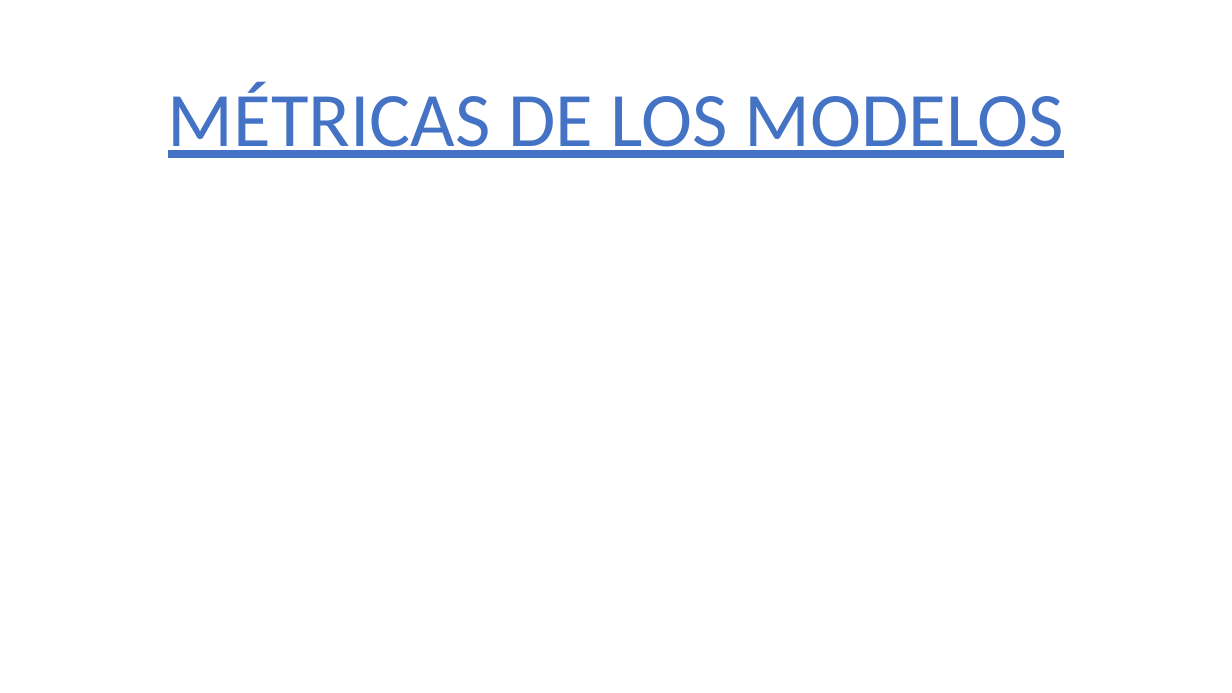
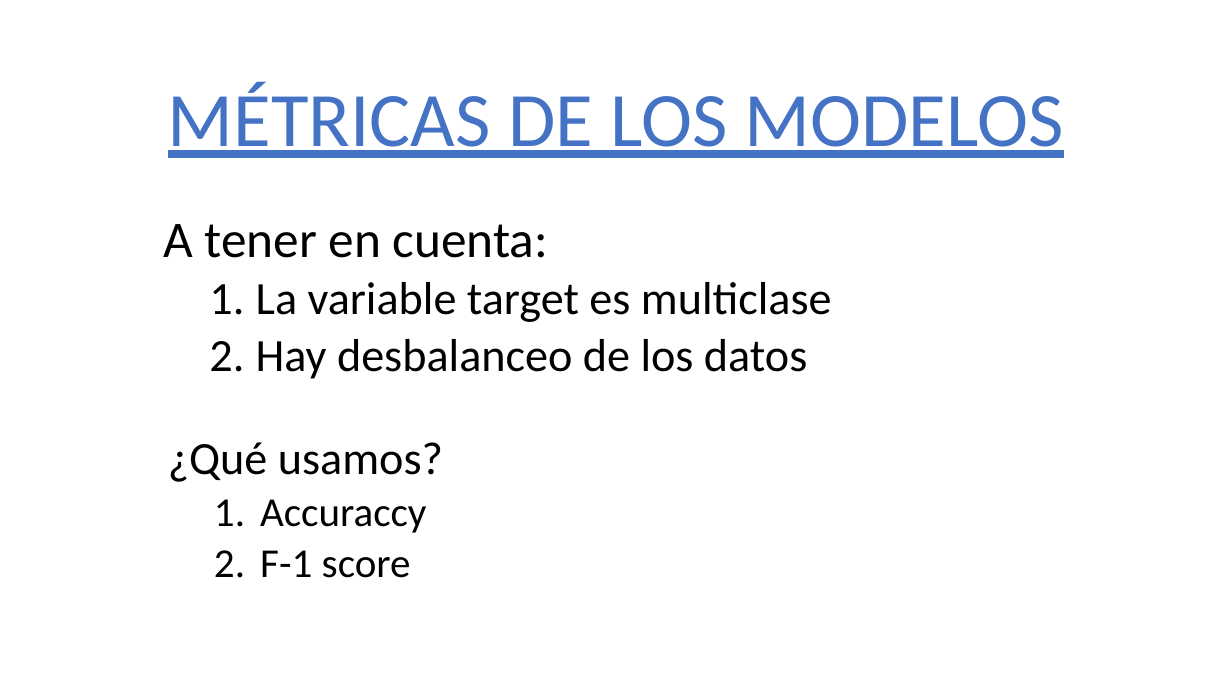
Before and after one commit to 75Engel/Estimacion_tipologia_usuarios_Servicios_Sociales_Ayto_Madrid, a slide deck: slide 11 of Presentacion_projecto.pptx (slide 10 before the commit). Drawn at 1232x693 pixels with LibreOffice and Linux fonts; fonts in the diff are those of the drawing; background and template pictures are left out. Boxes give left, top, right and bottom in pixels: in the first picture for what was removed or moved away, otherwise in the second. Text is boxed around its words. In the diff, an @@ line names an element or a change of style, - is before the commit and + after.

```diff
--- a/Presentacion_projecto.pptx
+++ b/Presentacion_projecto.pptx
@@ subtitle added at (x1=163, y1=224, x2=832, y2=379), 36 pt, text #000000 @@
+A tener en cuenta:
+  1. La variable target es multiclase
+  2. Hay desbalanceo de los datos
@@ text added at (x1=168, y1=442, x2=443, y2=578), 32 pt, text #000000 @@
+¿Qué usamos?
+  1. Accuraccy
+  2. F-1 score
```
Also in this commit, not shown: 10 other slides changed, 3 slides added, 6 slides removed, 7 other files.
